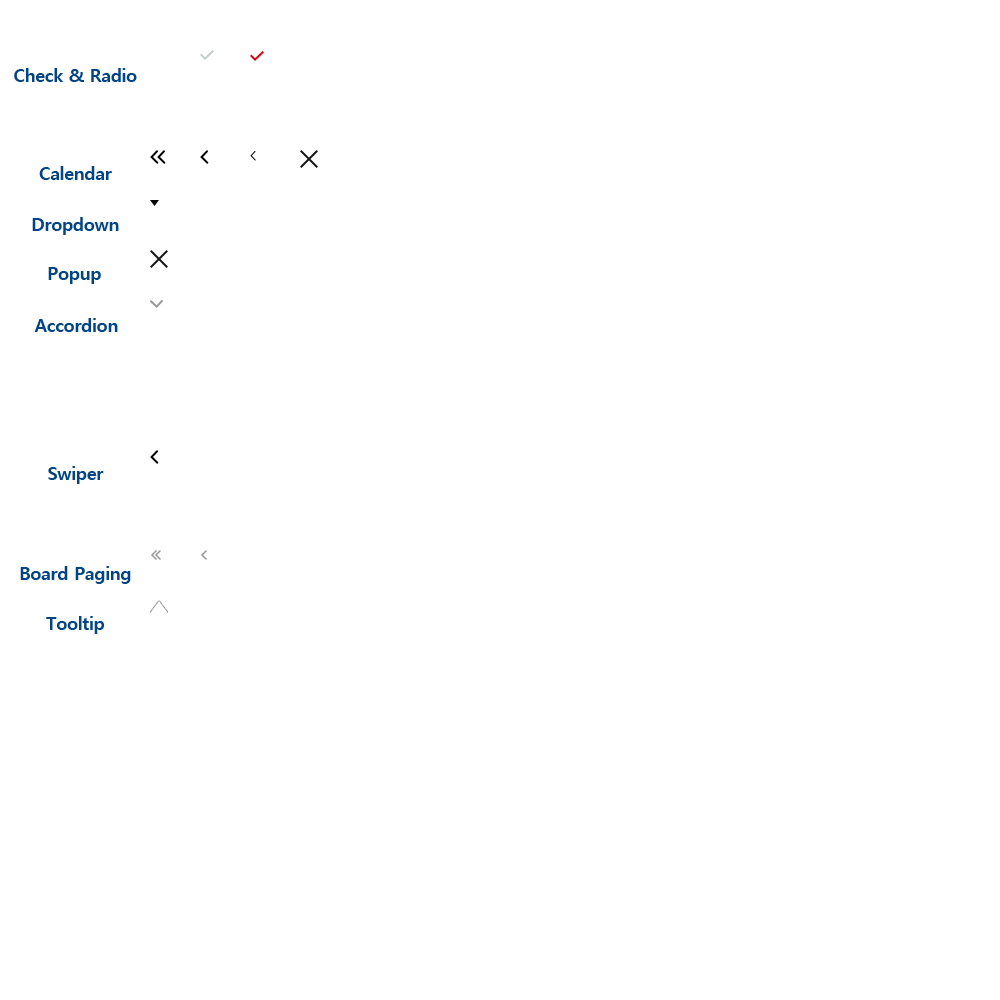
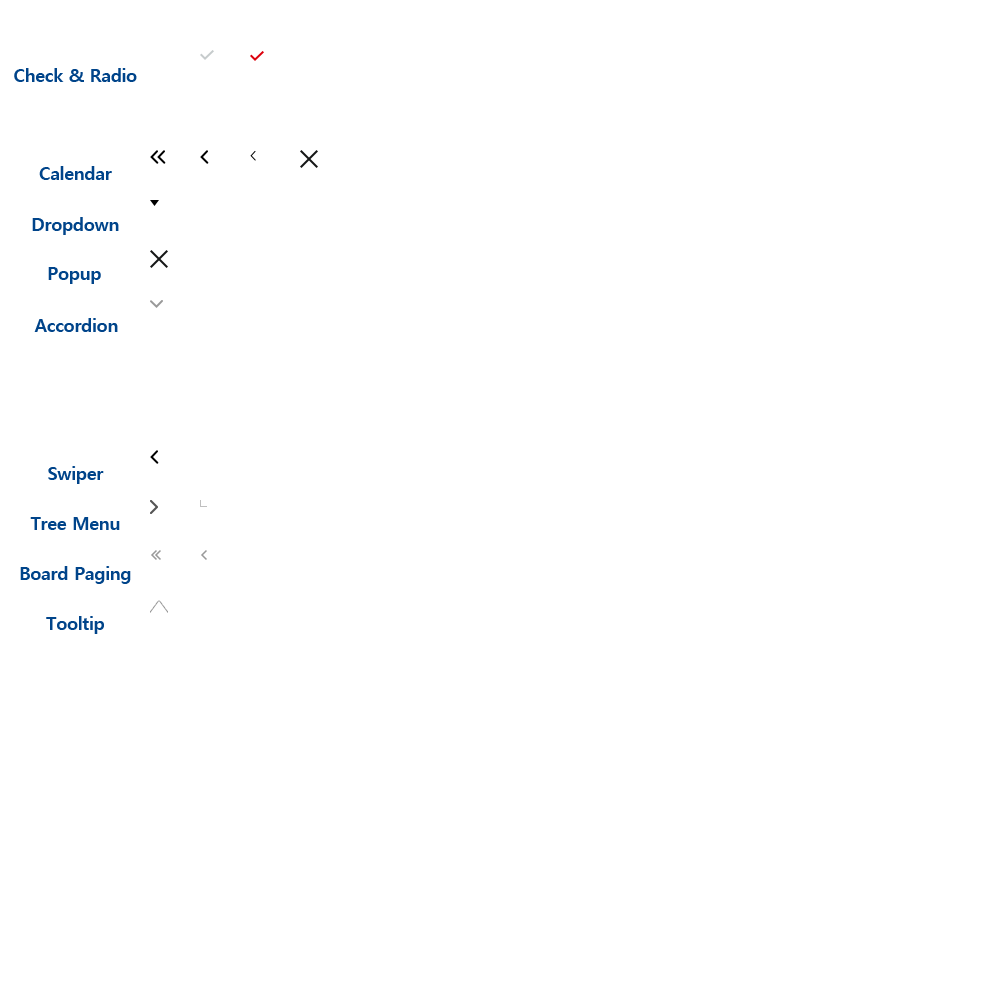
Revision of a layered w=1000, h=1000 image; what changed, layer by layer:
showed group "Tree Menu" (1st of 2) (3 layers) over [30, 500, 207, 530]
added layer "레이어 45" in group "Tree Menu" over [200, 500, 207, 507]
